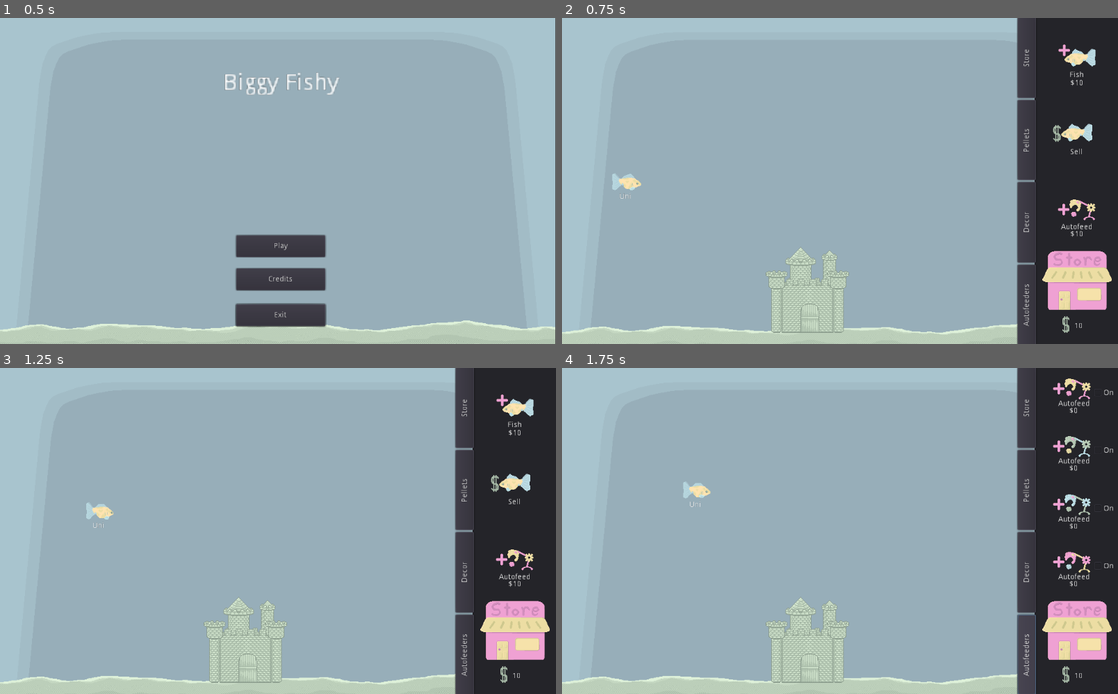
Above: before the commit, frames 1-4 (two rows, left to right).
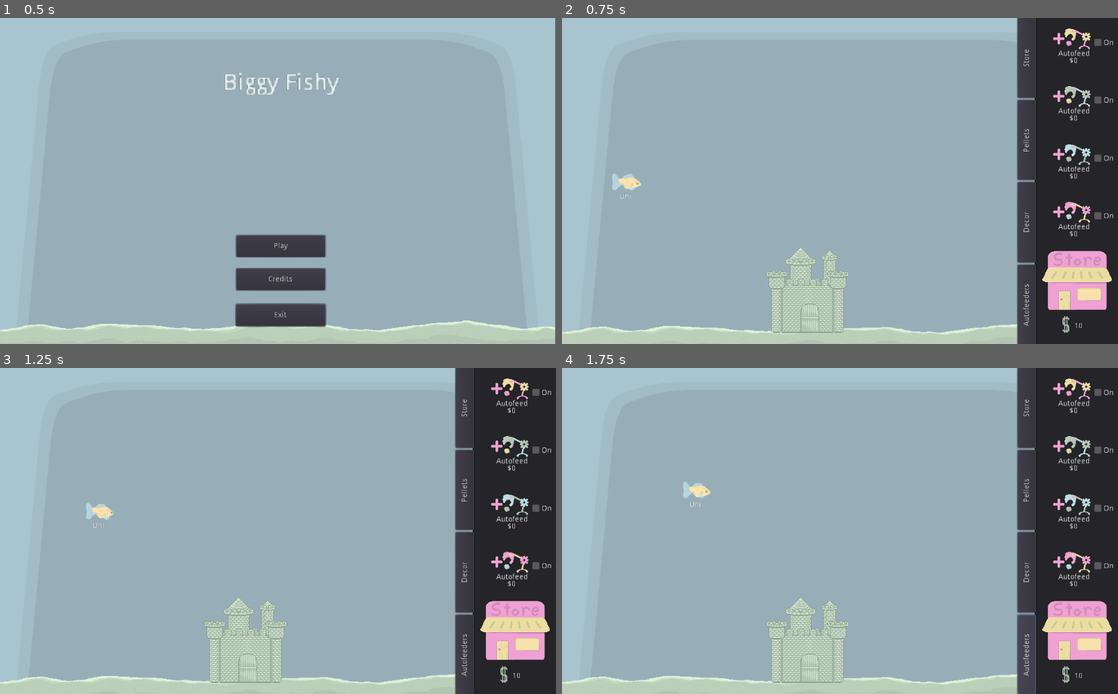
Above: after the commit, the same moments.

Repository: Struckdown/oohgamejam2020
Game: Godot game, scene res://Scenes/MainMenu.tscn
The game is run twice, just before and just after one commit, with the same random seed, the same clock (stepped at 60 frames per second) and the same inputs.
Inputs:
- Up to frame 1 (0.5 s): no input
- Up to frame 2 (0.75 s): click "Play" at 0.5 s
- Up to frame 3 (1.25 s): no input
- Up to frame 4 (1.75 s): click "Autofeeders" at 1.25 s

Frame 1 is identical in both runs. In frame 2, 1.6% of the frame differs, in the area x 88-100%, y 3-68%; in frame 3, 1.6%; in frame 4, 0.1%.

Commit message:
Autofeeder logic is all in except for costs

Diff:
--- a/src/Scenes/Autofeeder.tscn
+++ b/src/Scenes/Autofeeder.tscn
@@ -8,8 +8,17 @@
 [node name="Autofeeder" type="Area2D"]
 script = ExtResource( 1 )
 
-[node name="Timer" type="Timer" parent="."]
+[node name="TimerPink" type="Timer" parent="."]
+
+[node name="TimerYellow" type="Timer" parent="."]
+
+[node name="TimerGreen" type="Timer" parent="."]
+
+[node name="TimerBlue" type="Timer" parent="."]
 
 [node name="CollisionShape2D" type="CollisionShape2D" parent="."]
 shape = SubResource( 1 )
-[connection signal="timeout" from="Timer" to="." method="_on_Timer_timeout"]
+[connection signal="timeout" from="TimerPink" to="." method="_on_Timer_timeout" binds= [ 0 ]]
+[connection signal="timeout" from="TimerYellow" to="." method="_on_Timer_timeout" binds= [ 1 ]]
+[connection signal="timeout" from="TimerGreen" to="." method="_on_Timer_timeout" binds= [ 2 ]]
+[connection signal="timeout" from="TimerBlue" to="." method="_on_Timer_timeout" binds= [ 3 ]]
--- a/src/Scenes/AutofeederBtn.tscn
+++ b/src/Scenes/AutofeederBtn.tscn
@@ -56,6 +56,7 @@
 margin_top = 32.7483
 margin_right = 146.784
 margin_bottom = 56.7483
+disabled = true
 __meta__ = {
 "_edit_use_anchors_": false
 }
@@ -71,3 +72,5 @@
 __meta__ = {
 "_edit_use_anchors_": false
 }
+[connection signal="pressed" from="AutofeederBtn" to="." method="_on_AutofeederBtn_pressed"]
+[connection signal="toggled" from="CheckBox" to="." method="_on_CheckBox_toggled"]
--- a/src/Scenes/StoreUI.tscn
+++ b/src/Scenes/StoreUI.tscn
@@ -149,6 +149,7 @@
 }
 
 [node name="MainShopUI" type="Control" parent="Content"]
+visible = false
 anchor_right = 1.0
 anchor_bottom = 1.0
 margin_left = 4.0
@@ -594,7 +595,6 @@
 }
 
 [node name="AutofeederShopUI" type="Control" parent="Content"]
-visible = false
 anchor_right = 1.0
 anchor_bottom = 1.0
 margin_left = 4.0
--- a/src/Scripts/Autofeeder.gd
+++ b/src/Scripts/Autofeeder.gd
@@ -1,7 +1,7 @@
 extends Area2D
 
 
-var autofeederLevel = 0
+var autofeederLevel = [0,0,0,0]
 var maxDelay = 5
 var delay = maxDelay
 
@@ -9,28 +9,57 @@
 func _ready():
 	GameManager.autofeeder = self
 
-func levelUp():
-	autofeederLevel += 1
-	delay = float(maxDelay) / float(autofeederLevel)
-	updateSpawnTimer(delay)
+# Takes in int [0,3]
+func levelUp(num):
+	autofeederLevel[num] = autofeederLevel[num] + 1
+	delay = float(maxDelay) / float(autofeederLevel[num])
+	updateSpawnTimer(num, delay)
 
-func updateSpawnTimer(newDelay):
+func updateSpawnTimer(type, newDelay):
+	var timer = getTimer(type)
 	if newDelay > 0:
-		$Timer.wait_time = newDelay
-		$Timer.start()
+		timer.wait_time = newDelay
+		timer.start()
 	else:
-		$Timer.stop()
+		timer.stop()
 
-func spawnPellet(location):
-	GameManager.currency -= 0	# Pink Pellets are free now
+func spawnPellet(type, location):
 	var scene = load("res://Scenes/Pellet.tscn")
 	var pellet = scene.instance()
 	get_parent().add_child(pellet)
+	match type:
+		0:
+			pellet.setPelletType("pink")
+		1:
+			pellet.setPelletType("yellow")
+		2:
+			pellet.setPelletType("green")
+		3:
+			pellet.setPelletType("blue")
 	pellet.global_position = location
 
-func _on_Timer_timeout():
+func _on_Timer_timeout(type):
 	var x = $CollisionShape2D.shape.extents.x * 2
 	var y = $CollisionShape2D.shape.extents.y * 2
 	var pelletX = randi() % int(x)
 	var pelletY = randi() % int(y)
-	spawnPellet(Vector2(pelletX, pelletY))
+	spawnPellet(type, Vector2(pelletX, pelletY))
+
+
+func getTimer(timerNum):
+	var timer
+	match timerNum:
+		0:
+			timer = $TimerPink
+		1:
+			timer = $TimerYellow
+		2:
+			timer = $TimerGreen
+		3:
+			timer = $TimerBlue
+	return timer
+
+# Takes in int from 0-3 representing timer index, and true or false for nowPaused
+func pauseTimer(timerInt, nowPaused):
+	var timer = getTimer(timerInt)
+	timer.paused = nowPaused
--- a/src/Scripts/AutofeederBtn.gd
+++ b/src/Scripts/AutofeederBtn.gd
@@ -18,3 +18,22 @@
 func setInitialCost(val):
 	$AutoFeederCostLbl2.text = "$"+str(val)
 	currentCost = val
+
+
+
+func _on_AutofeederBtn_pressed():
+	if GameManager.currency >= currentCost:
+		GameManager.currency -= currentCost
+		GameManager.upgradeAutofeeder(feederType)
+		incrementCost()
+		$CheckBox.pressed = true
+		$CheckBox.disabled = false
+		GameManager.updateUI()
+
+func incrementCost():
+	currentCost *= 2
+	$AutoFeederCostLbl2.text = "$"+str(currentCost)
+
+
+func _on_CheckBox_toggled(button_pressed):
+	GameManager.autofeederPause(feederType, !button_pressed)
--- a/src/Scripts/GameManager.gd
+++ b/src/Scripts/GameManager.gd
@@ -54,3 +54,9 @@
 
 func updateUI():
 	storeUI.updateUI()
+
+func upgradeAutofeeder(type):
+	autofeeder.levelUp(type)
+
+func autofeederPause(num, paused):
+	autofeeder.pauseTimer(num, paused)
--- a/src/Scripts/StoreUI.gd
+++ b/src/Scripts/StoreUI.gd
@@ -23,11 +23,7 @@
 	$Content/DecorationShopUI/VBoxContainer/DelayDecor/Cost.text = "$"+str(decorationManagerRef.getDecorCost("delay"))
 	$Content/DecorationShopUI/VBoxContainer/BulkDecor/Cost.text = "$"+str(decorationManagerRef.getDecorCost("bulk"))
 	$Content/DecorationShopUI/VBoxContainer/MultiplierDecor/Cost.text = "$"+str(decorationManagerRef.getDecorCost("multiplier"))
-	if GameManager.autofeeder != null:
-		autofeedCost = GameManager.autofeeder.autofeederLevel * 10
-		if $Content/MainShopUI.visible:
-			autofeedLbl.text = "Autofeed " + str(GameManager.autofeeder.autofeederLevel)
-			autofeedCostLbl.text = "$" + str(autofeedCost)
+	#TODO UPDATE SHOP UI COSTS FOR AUTOFEEDER LOGIC?
 	$Content/MainShopUI/VBoxContainer/BuyFish/BuyFishCostLbl.text = "$"+str(getFishCost())
 
 func getFishCost():
